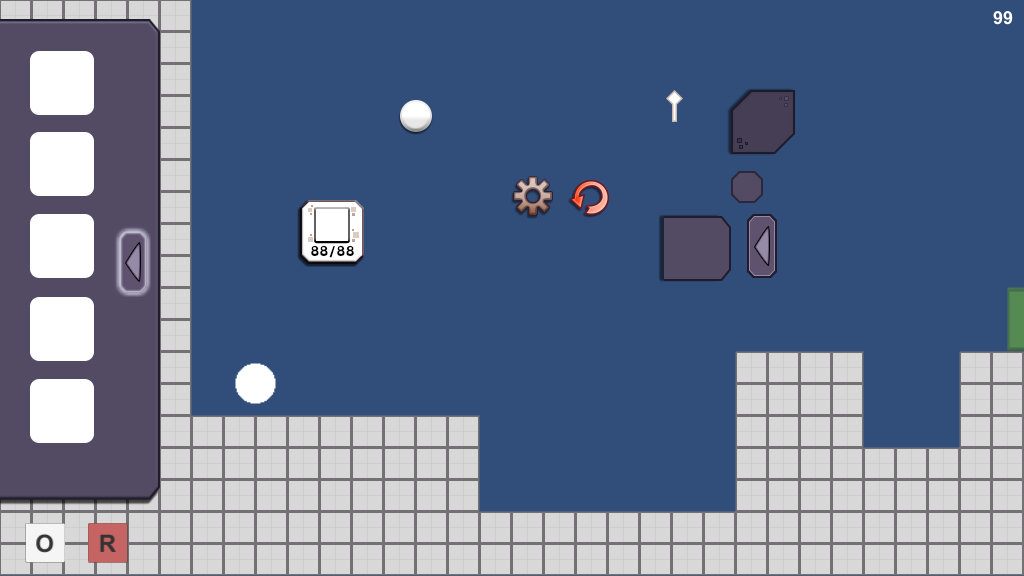
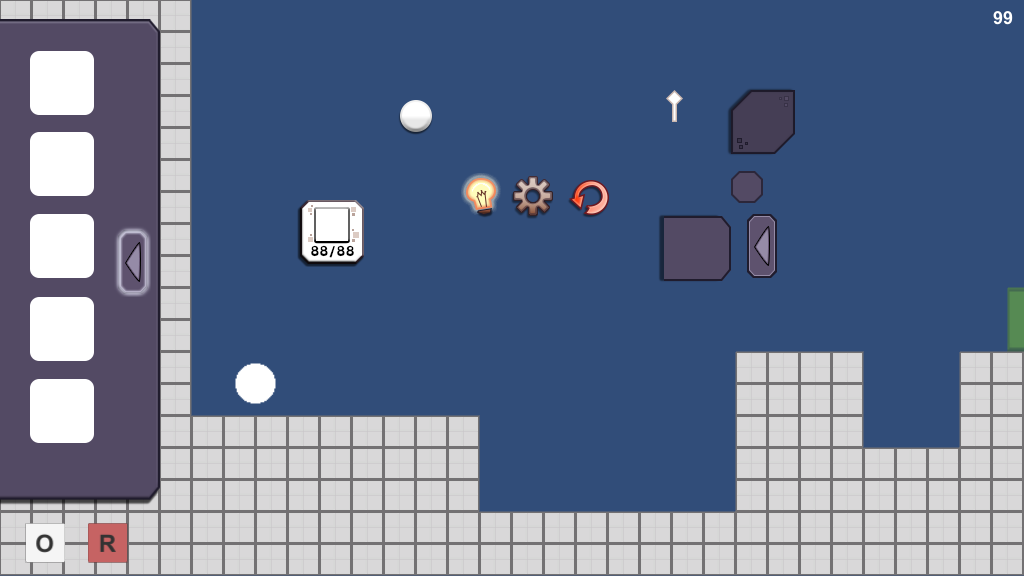
The second 1024 x 576 image is a revision of the first. Changes to its layers:
added group "lightbulb" with 4 layers above "Ellipse 2" over 466, 178, 496, 215
added layer "Shape 10" in group "lightbulb" over 477, 208, 492, 215
added layer "Shape 9" in group "lightbulb" over 477, 190, 487, 207
added layer "Shape 8" in group "lightbulb" over 477, 196, 481, 206
added layer "Shape 7" in group "lightbulb" over 466, 178, 496, 210
